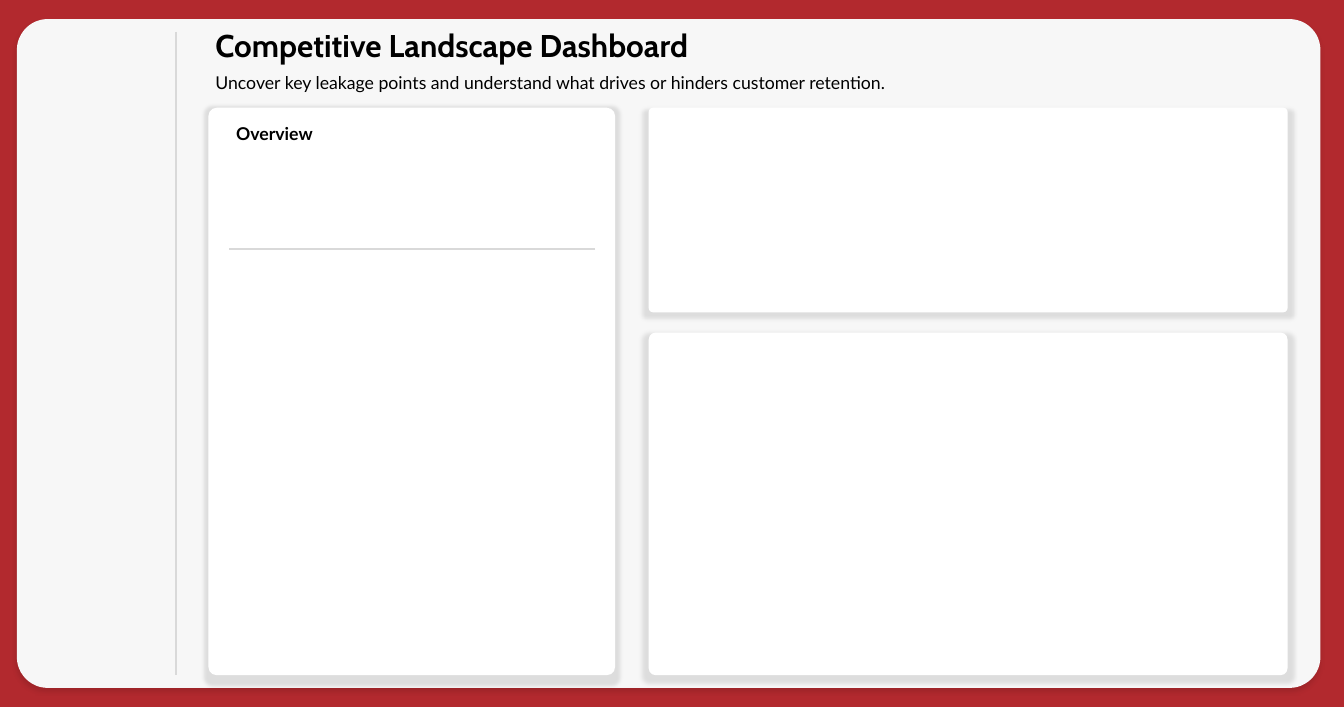
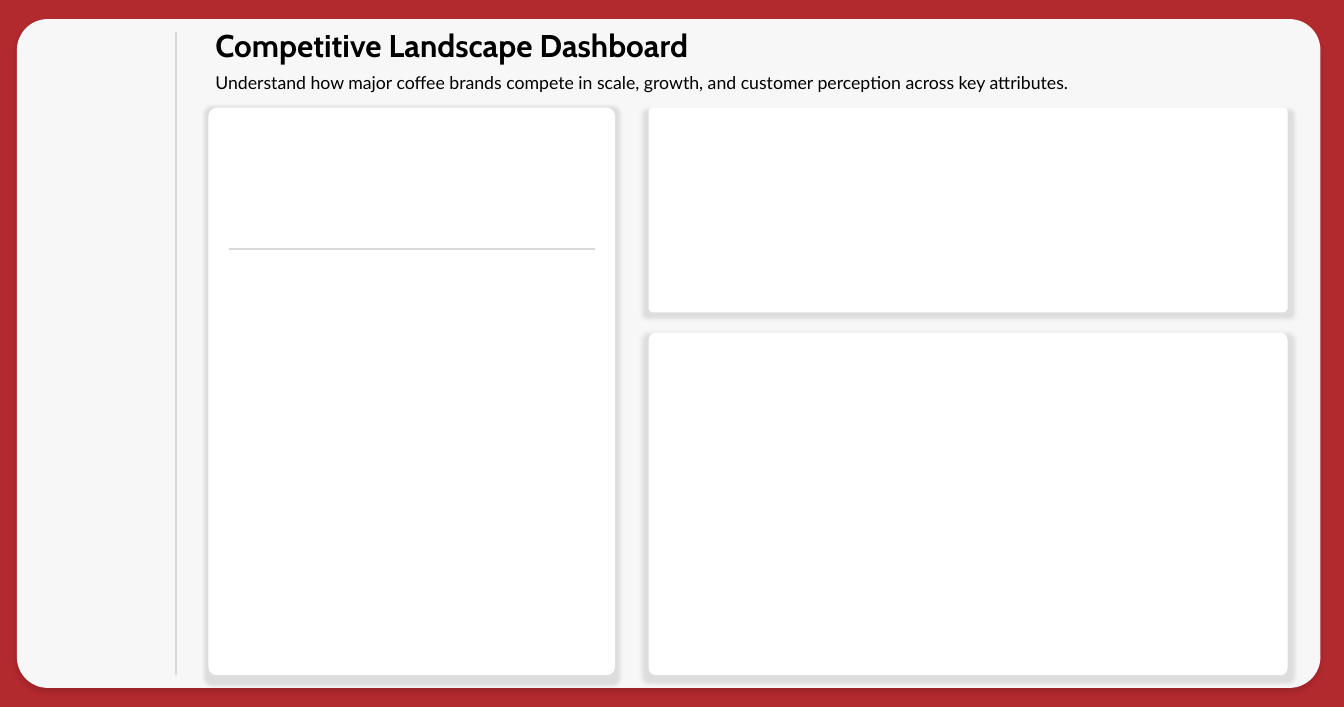
Before and after one commit to Truong2003-tqd/Highlands-Customer-Analysis, a slide deck: slide 2 of Power BI Report/Dashboard Layout.pptx. Drawn at 1344x707 pixels with LibreOffice and Linux fonts; fonts in the diff are those of the drawing. Boxes give left, top, right and bottom in pixels: in the first picture for what was removed or moved away, otherwise in the second. Text is boxed around its words. In the diff, an @@ line names an element or a change of style, - is before the commit and + after.

```diff
--- a/Power BI Report/Dashboard Layout.pptx
+++ b/Power BI Report/Dashboard Layout.pptx
@@ text at <box>215,76,1069,93</box>: text changed @@
-Uncover key leakage points and understand what drives or hinders customer retention.
+Understand how major coffee brands compete in scale, growth, and customer perception across key attributes.
@@ text removed at <box>236,127,313,140</box> @@
-Overview
```
Also in this commit, not shown: 1 slide added, 8 other files.
